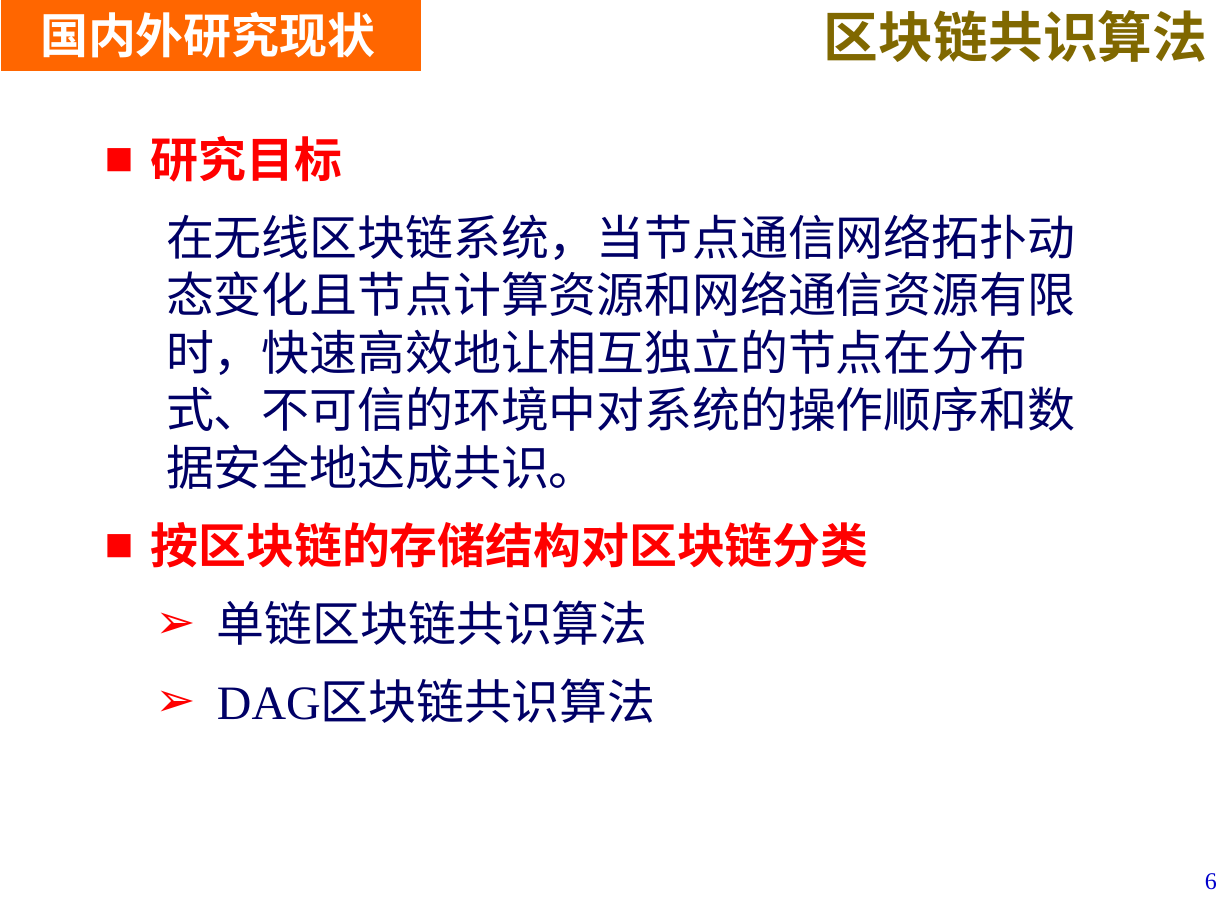
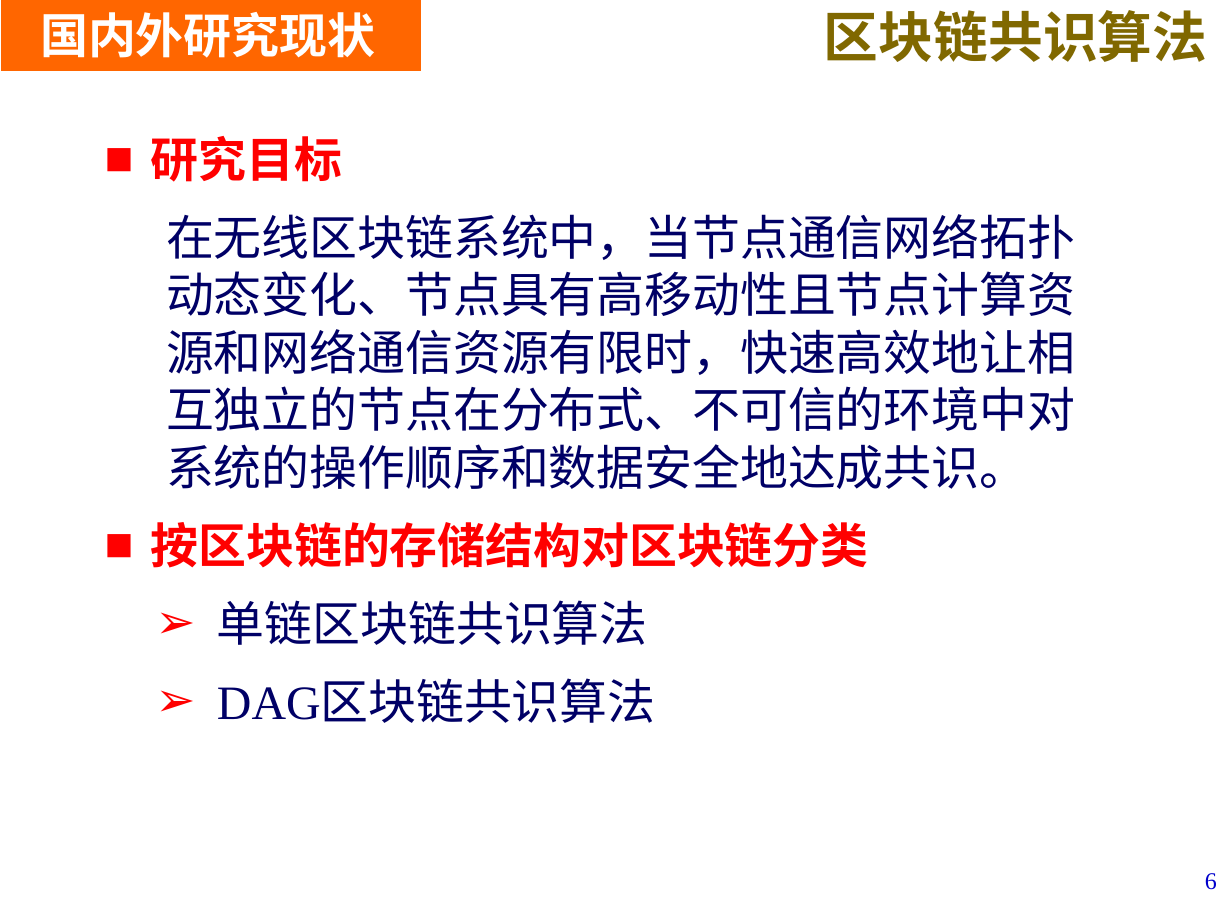
Before and after one commit to LiZhang2021/Blockchain, a slide deck: slide 6 of Doc/PHD_Papers/Thesis Proposal/开题V1.pptx. Drawn at 1232x924 pixels with LibreOffice and Linux fonts; fonts in the diff are those of the drawing; background and template pictures are left out. Boxes give left, top, right and bottom in pixels: in the first picture for what was removed or moved away, otherwise in the second. Text is boxed around its words. In the diff, an @@ line names an element or a change of style, - is before the commit and + after.

```diff
--- a/Doc/PHD_Papers/Thesis Proposal/开题V1.pptx
+++ b/Doc/PHD_Papers/Thesis Proposal/开题V1.pptx
@@ text at <box>166,214,1075,489</box>: text changed @@
-  在无线区块链系统，当节点通信网络拓扑动态变化且节点计算资源和网络通信资源有限时，快速高效地让相互独立的节点在分布式、不可信的环境中对系统的操作顺序和数据安全地达成共识。
+  在无线区块链系统中，当节点通信网络拓扑动态变化、节点具有高移动性且节点计算资源和网络通信资源有限时，快速高效地让相互独立的节点在分布式、不可信的环境中对系统的操作顺序和数据安全地达成共识。
```
Also in this commit, not shown: 1 other slide changed, 5 other files.
